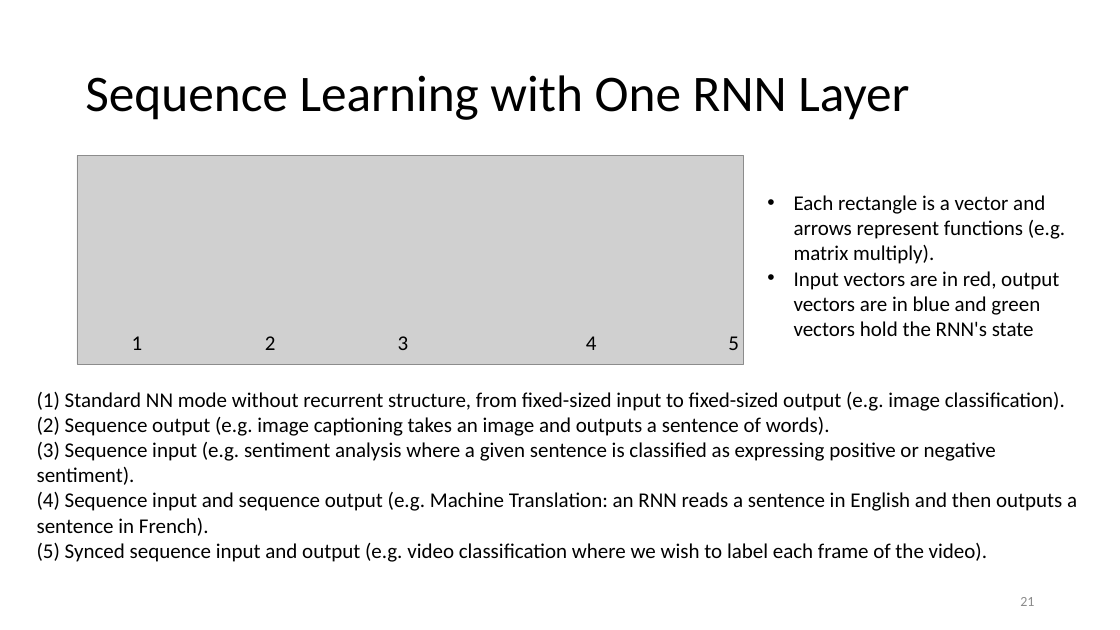
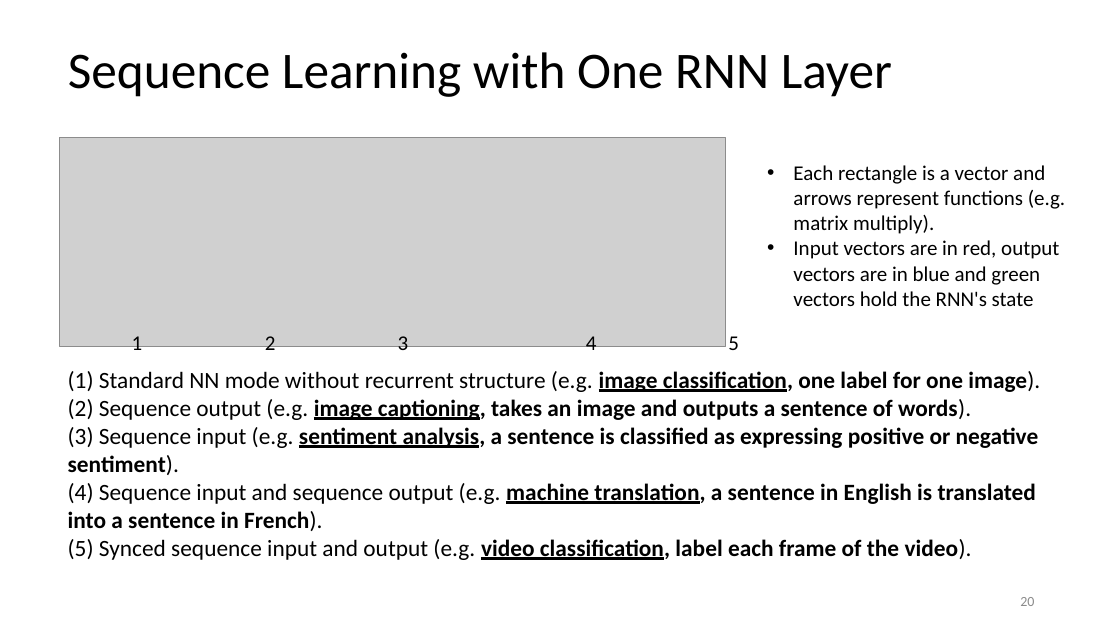
Before and after one commit to ailab-ua/courses, a slide deck: slide 20 of resources/recurrent_neural_networks_april_2019.pptx (slide 21 before the commit). Drawn at 1120x630 pixels with LibreOffice and Linux fonts; fonts in the diff are those of the drawing; grey boxes stand for pictures. Boxes give left, top, right and bottom in pixels: in the first picture for what was removed or moved away, otherwise in the second. Text is boxed around its words. In the diff, an @@ line names an element or a change of style, - is before the commit and + after.

```diff
--- a/resources/recurrent_neural_networks_april_2019.pptx
+++ b/resources/recurrent_neural_networks_april_2019.pptx
@@ title "Sequence Learning with One RNN ...": place and size @@
-title "Sequence Learning with One RNN ..." at bbox=[85, 75, 909, 120]
+title "Sequence Learning with One RNN ..." at bbox=[68, 52, 892, 97]
@@ picture: place and size @@
-picture at bbox=[77, 155, 744, 364]
+picture at bbox=[60, 138, 726, 346]
@@ text "Each rectangle is a vector ...": place and size @@
-text "Each rectangle is a vector ..." at bbox=[794, 195, 1065, 336]
+text "Each rectangle is a vector ..." at bbox=[793, 165, 1065, 306]
@@ text at bbox=[68, 371, 1040, 560]: text changed; size 18 to 20 pt; bold on @@
-(1) Standard NN mode without recurrent structure, from fixed-sized input to fixed-sized output (e.g. image classification).
-(2) Sequence output (e.g. image captioning takes an image and outputs a sentence of words).
-(3) Sequence input (e.g. sentiment analysis where a given sentence is classified as expressing positive or negative sentiment).
-(4) Sequence input and sequence output (e.g. Machine Translation: an RNN reads a sentence in English and then outputs a sentence in French).
-(5) Synced sequence input and output (e.g. video classification where we wish to label each frame of the video).
+(1) Standard NN mode without recurrent structure (e.g. image classification, one label for one image).
+(2) Sequence output (e.g. image captioning, takes an image and outputs a sentence of words).
+(3) Sequence input (e.g. sentiment analysis, a sentence is classified as expressing positive or negative sentiment).
+(4) Sequence input and sequence output (e.g. machine translation, a sentence in English is translated into a sentence in French).
+(5) Synced sequence input and output (e.g. video classification, label each frame of the video).
@@ page number at bbox=[1020, 597, 1034, 606]: text changed @@
-21
+20
```
Also in this commit, not shown: 29 other slides changed, 1 slide added, 2 slides removed.
